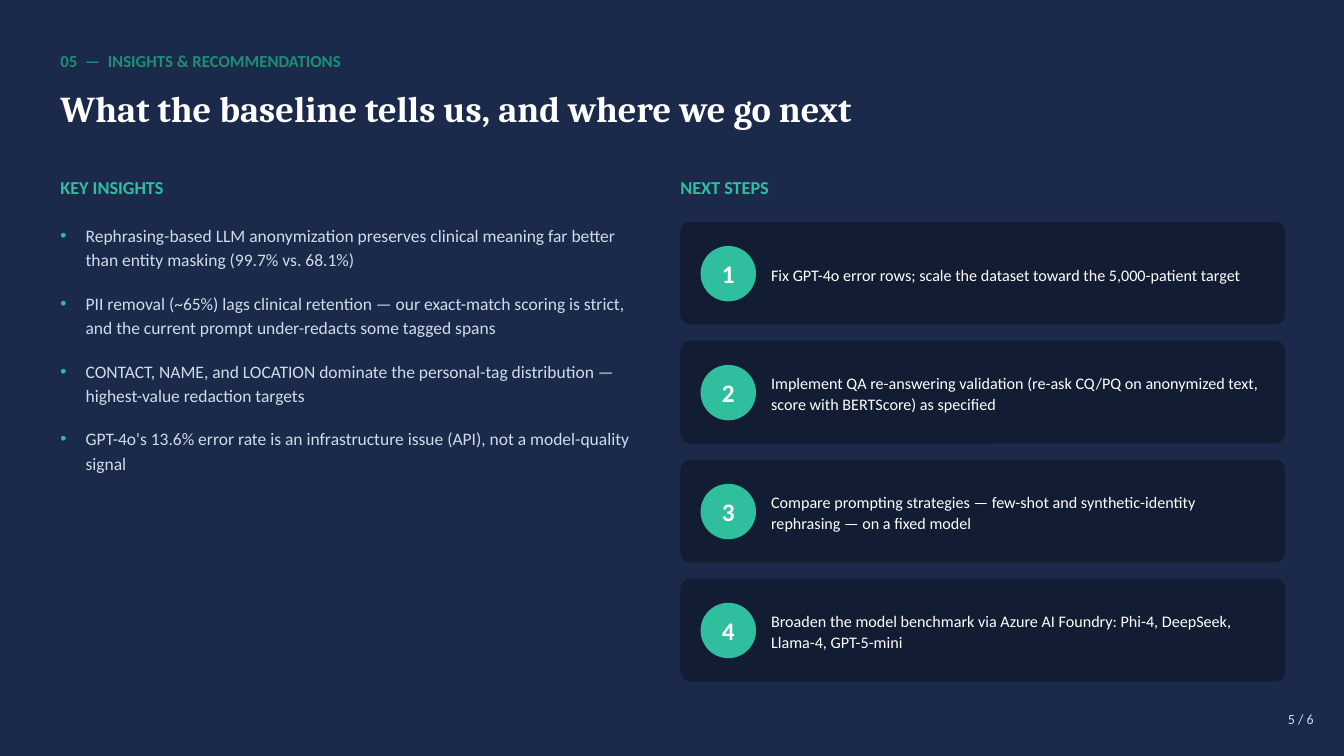
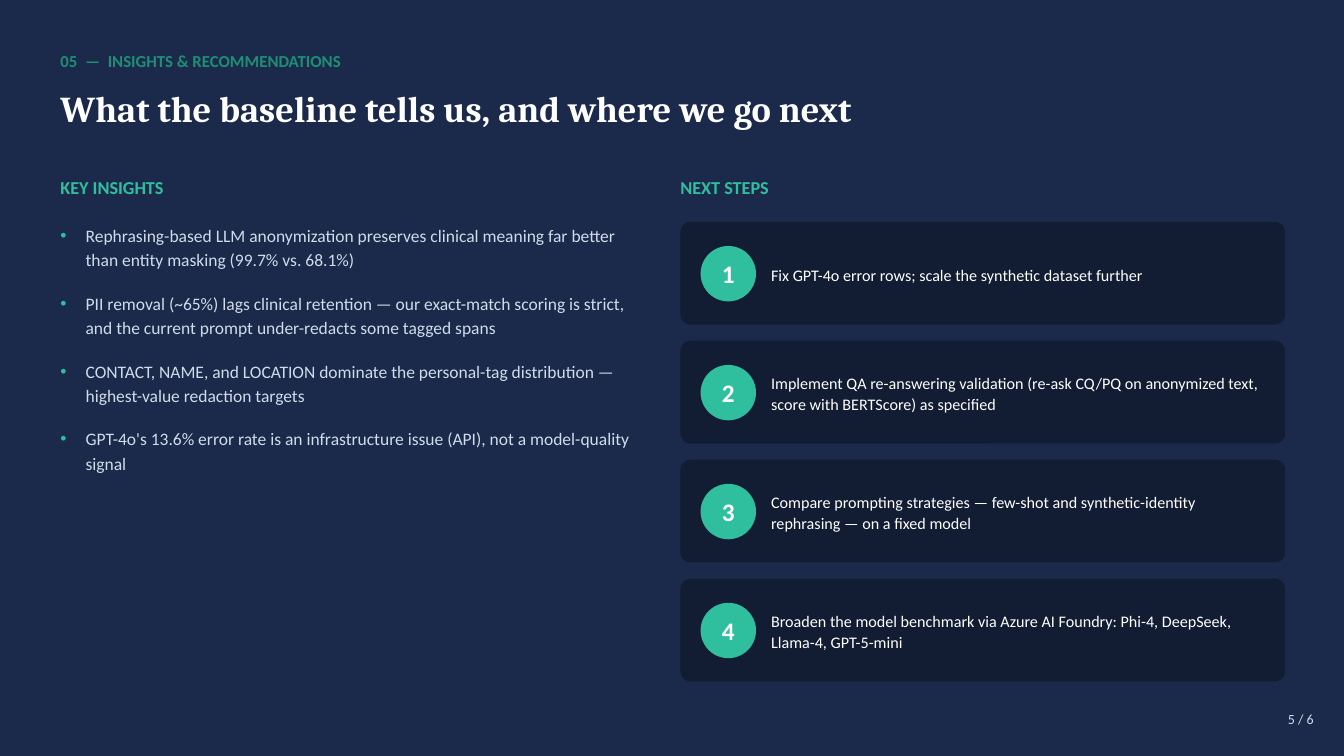
Before and after one commit to UriAtzmon/Anonymization-of-Mental-Health-Records, a slide deck: slide 6 of Presentation/MindShield_Interim_Report.pptx. Drawn at 1344x756 pixels with LibreOffice and Linux fonts; fonts in the diff are those of the drawing. Boxes give left, top, right and bottom in pixels: in the first picture for what was removed or moved away, otherwise in the second. Text is boxed around its words. In the diff, an @@ line names an element or a change of style, - is before the commit and + after.

```diff
--- a/Presentation/MindShield_Interim_Report.pptx
+++ b/Presentation/MindShield_Interim_Report.pptx
@@ text at bbox=[771, 269, 1142, 284]: text changed @@
-Fix GPT-4o error rows; scale the dataset toward the 5,000-patient target
+Fix GPT-4o error rows; scale the synthetic dataset further
```
Also in this commit, not shown: 2 other files.
